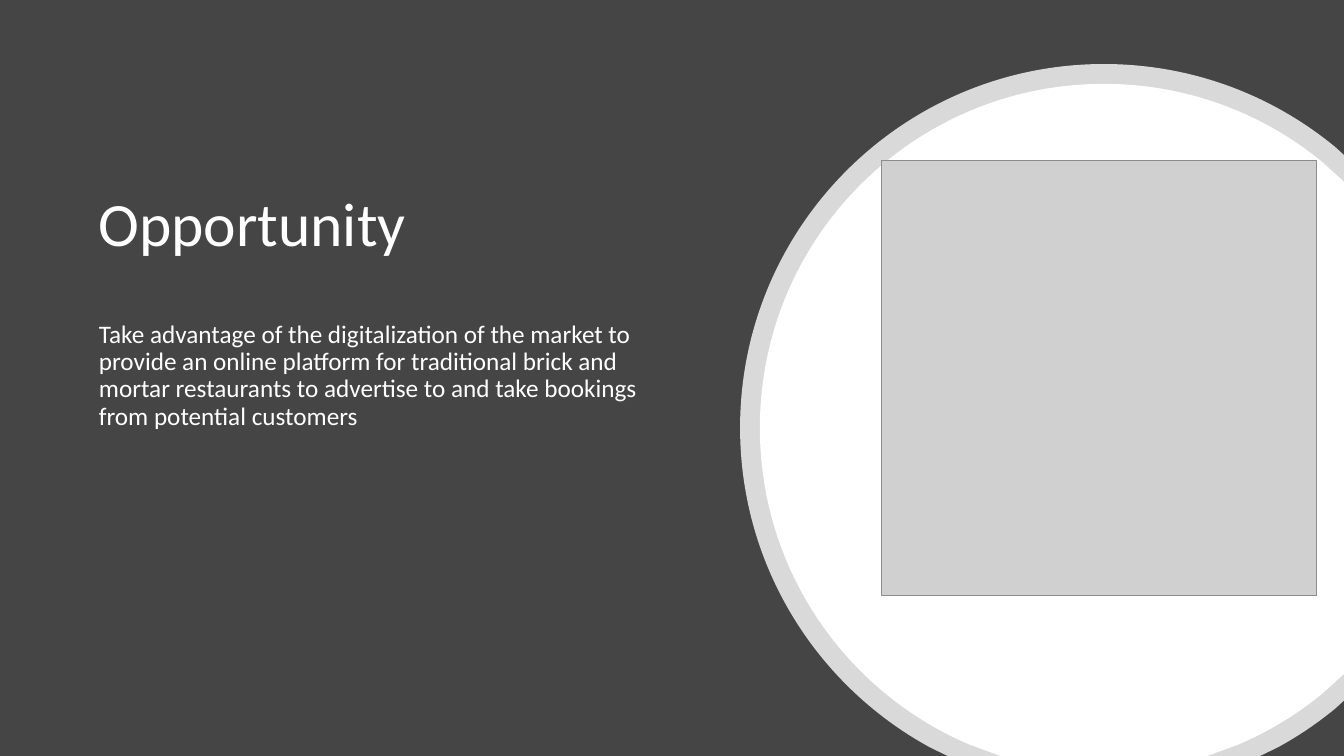
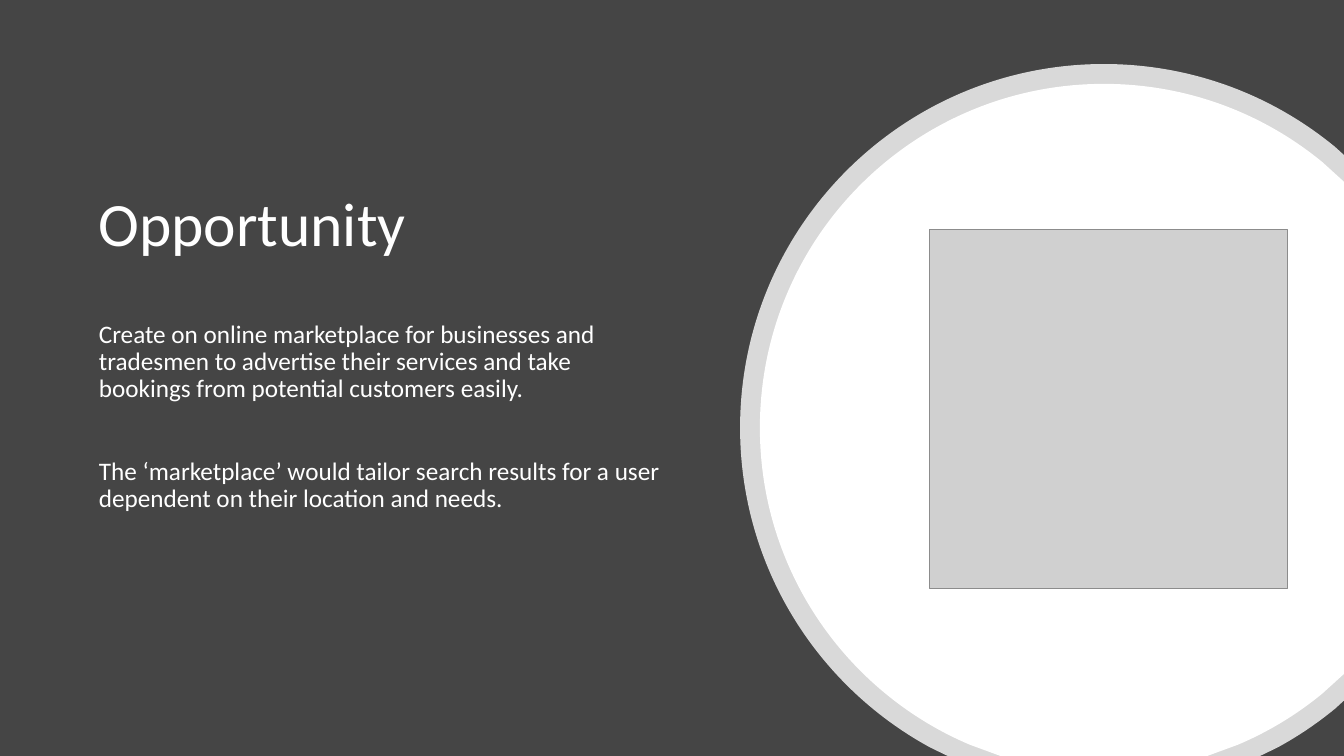
Before and after one commit to aitsoftwaredesign/project4-A00255953, a slide deck: slide 4 of Resources/Project Demo 1.pptx. Drawn at 1344x756 pixels with LibreOffice and Linux fonts; fonts in the diff are those of the drawing; grey boxes stand for pictures. Boxes give left, top, right and bottom in pixels: in the first picture for what was removed or moved away, otherwise in the second. Text is boxed around its words. In the diff, an @@ line names an element or a change of style, - is before the commit and + after.

```diff
--- a/Resources/Project Demo 1.pptx
+++ b/Resources/Project Demo 1.pptx
@@ picture: place and size @@
-picture at (882, 160, 1317, 595)
+picture at (930, 230, 1289, 589)
@@ text at (99, 325, 659, 511): text changed @@
-Take advantage of the digitalization of the market to provide an online platform for traditional brick and mortar restaurants to advertise to and take bookings from potential customers
+Create on online marketplace for businesses and tradesmen to advertise their services and take bookings from potential customers easily.
+The ‘marketplace’ would tailor search results for a user dependent on their location and needs.
```
Also in this commit, not shown: 5 other slides changed, 1 slide removed, 48 other files.
